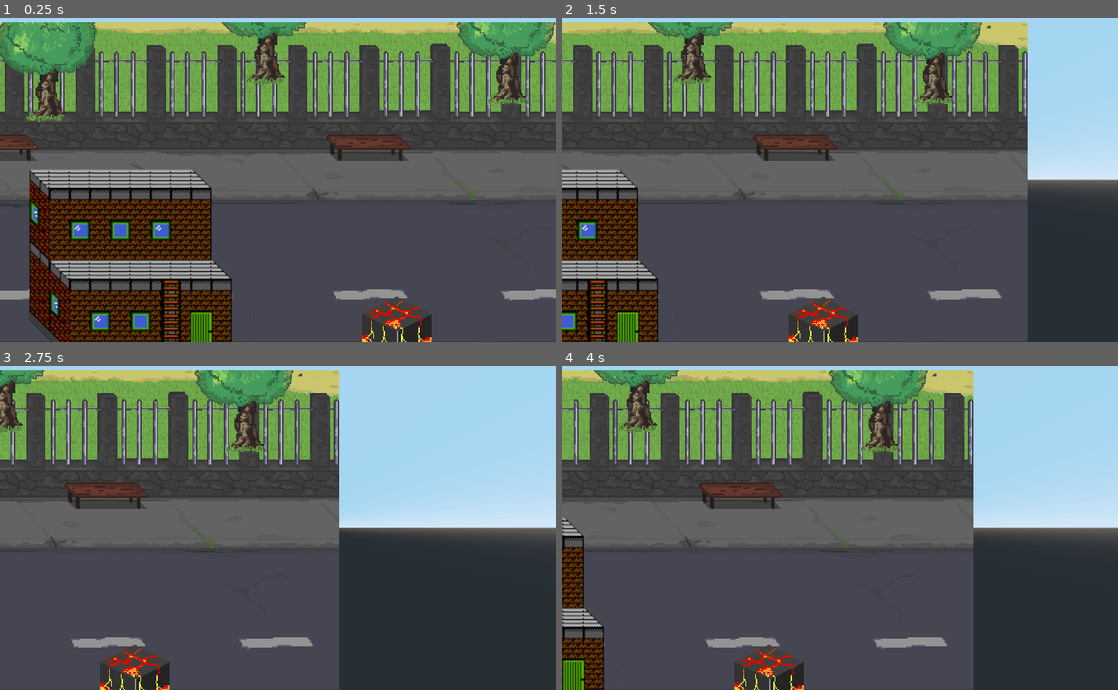
Above: before the commit, frames 1-4 (two rows, left to right).
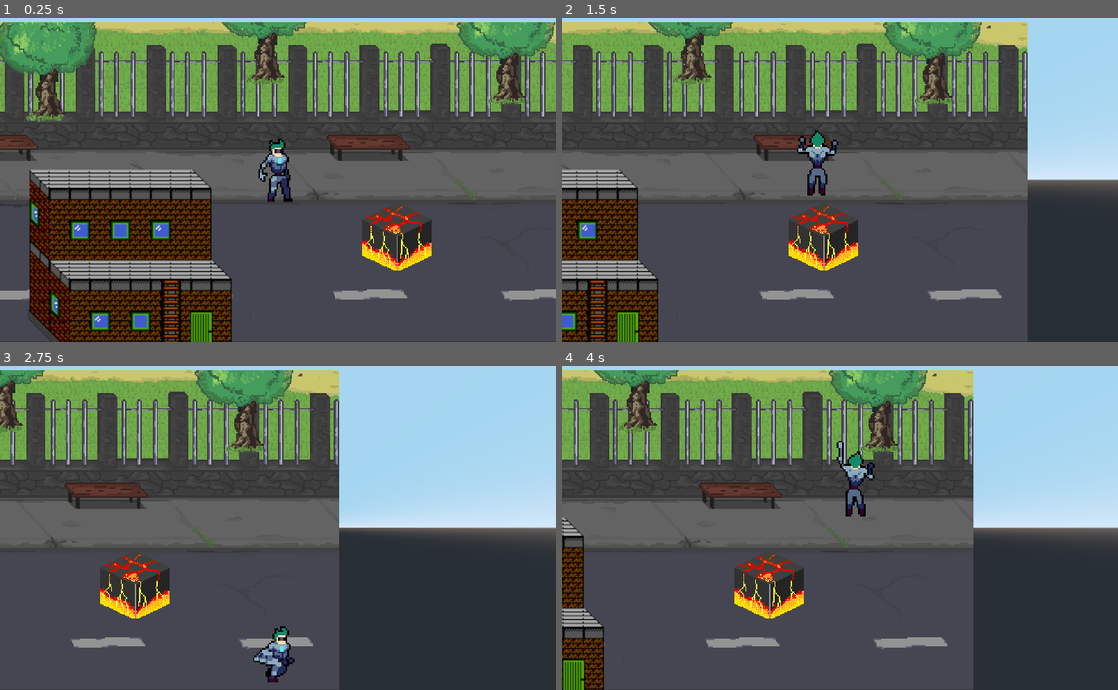
Above: after the commit, the same moments.

Repository: Kelrogg/Beat-emUp3D
Game: Godot game, scene res://src/scenes/main.tscn
The game is run twice, just before and just after one commit, with the same random seed, the same clock (stepped at 60 frames per second) and the same inputs.
Inputs:
- Up to frame 1 (0.25 s): no input
- Up to frame 2 (1.5 s): hold Right (player_move_right) 0.53-1.28 s; tap Z (player_jump, bound only after the commit) at 0.6, 0.77, 1.07, 1.35 s; hold Down (player_move_down) from 1.28 s (still down)
- Up to frame 3 (2.75 s): tap Z (player_jump, bound only after the commit) at 1.52, 1.82, 2.1 s; release Down (player_move_down) at 2.03 s; hold Right (player_move_right) from 2.03 s (still down)
- Up to frame 4 (4 s): release Right (player_move_right) at 2.78 s; hold Up (player_move_up) 2.78-3.53 s; tap Z (player_jump, bound only after the commit) at 2.85, 3.02, 3.32, 3.6, 3.77 s; hold Left (player_move_left) from 3.53 s (still down)

The runs differ from the first frame. In frame 1, 3.3% of the frame differs, in the area x 3-95%, y 1-100%; in frame 2, 3.3%; in frame 3, 3.3%; in frame 4, 3.3%, in the area x 0-70%, y 3-100%.

Commit message:
fsm player movement

Diff:
--- a/project.godot
+++ b/project.godot
@@ -37,7 +37,7 @@
 "base": "AnimKinemBodyState",
 "class": "MoveState",
 "language": "GDScript",
-"path": "res://src/scripts/fsm/movement/player/move_state.gd"
+"path": "res://src/scripts/fsm/movement/player_states/move.gd"
 } ]
 _global_script_class_icons={
 "AnimKinemBodyState": "",
@@ -81,6 +81,11 @@
 "events": [ Object(InputEventKey,"resource_local_to_scene":false,"resource_name":"","device":0,"alt":false,"shift":false,"control":false,"meta":false,"command":false,"pressed":false,"scancode":0,"physical_scancode":16777234,"unicode":0,"echo":false,"script":null)
  ]
 }
+player_jump={
+"deadzone": 0.5,
+"events": [ Object(InputEventKey,"resource_local_to_scene":false,"resource_name":"","device":0,"alt":false,"shift":false,"control":false,"meta":false,"command":false,"pressed":false,"scancode":90,"physical_scancode":0,"unicode":0,"echo":false,"script":null)
+ ]
+}
 
 [physics]
 
--- /dev/null
+++ b/src/scenes/CubeShape.gd
@@ -0,0 +1,15 @@
+extends StaticBody
+
+
+# Declare member variables here. Examples:
+# var a: int = 2
+# var b: String = "text"
+
+
+# Called when the node enters the scene tree for the first time.
+func _ready() -> void:
+	$Sprite3D.translation.y = translation.z
+
+# Called every frame. 'delta' is the elapsed time since the previous frame.
+#func _process(delta: float) -> void:
+#	pass
--- a/src/scenes/character/character.tscn
+++ b/src/scenes/character/character.tscn
@@ -9,6 +9,46 @@
 
 [sub_resource type="BoxShape" id=35]
 extents = Vector3( 0.791848, 0.017, 0.017 )
+
+[sub_resource type="AtlasTexture" id=20]
+flags = 16
+atlas = ExtResource( 5 )
+region = Rect2( 0, 0, 48, 48 )
+
+[sub_resource type="AtlasTexture" id=21]
+flags = 16
+atlas = ExtResource( 5 )
+region = Rect2( 48, 0, 48, 48 )
+
+[sub_resource type="AtlasTexture" id=22]
+flags = 16
+atlas = ExtResource( 5 )
+region = Rect2( 96, 0, 48, 48 )
+
+[sub_resource type="AtlasTexture" id=23]
+flags = 16
+atlas = ExtResource( 5 )
+region = Rect2( 144, 0, 48, 48 )
+
+[sub_resource type="AtlasTexture" id=25]
+flags = 16
+atlas = ExtResource( 1 )
+region = Rect2( 0, 0, 20, 35 )
+
+[sub_resource type="AtlasTexture" id=26]
+flags = 16
+atlas = ExtResource( 1 )
+region = Rect2( 20, 0, 20, 35 )
+
+[sub_resource type="AtlasTexture" id=27]
+flags = 16
+atlas = ExtResource( 1 )
+region = Rect2( 40, 0, 20, 35 )
+
+[sub_resource type="AtlasTexture" id=28]
+flags = 16
+atlas = ExtResource( 1 )
+region = Rect2( 60, 0, 20, 35 )
 
 [sub_resource type="AtlasTexture" id=29]
 flags = 16
@@ -70,48 +110,18 @@
 atlas = ExtResource( 4 )
 region = Rect2( 240, 0, 48, 48 )
 
-[sub_resource type="AtlasTexture" id=25]
-flags = 16
-atlas = ExtResource( 1 )
-region = Rect2( 0, 0, 20, 35 )
-
-[sub_resource type="AtlasTexture" id=26]
-flags = 16
-atlas = ExtResource( 1 )
-region = Rect2( 20, 0, 20, 35 )
-
-[sub_resource type="AtlasTexture" id=27]
-flags = 16
-atlas = ExtResource( 1 )
-region = Rect2( 40, 0, 20, 35 )
-
-[sub_resource type="AtlasTexture" id=28]
-flags = 16
-atlas = ExtResource( 1 )
-region = Rect2( 60, 0, 20, 35 )
-
-[sub_resource type="AtlasTexture" id=20]
-flags = 16
-atlas = ExtResource( 5 )
-region = Rect2( 0, 0, 48, 48 )
-
-[sub_resource type="AtlasTexture" id=21]
-flags = 16
-atlas = ExtResource( 5 )
-region = Rect2( 48, 0, 48, 48 )
-
-[sub_resource type="AtlasTexture" id=22]
-flags = 16
-atlas = ExtResource( 5 )
-region = Rect2( 96, 0, 48, 48 )
-
-[sub_resource type="AtlasTexture" id=23]
-flags = 16
-atlas = ExtResource( 5 )
-region = Rect2( 144, 0, 48, 48 )
-
 [sub_resource type="SpriteFrames" id=5]
 animations = [ {
+"frames": [ SubResource( 20 ), SubResource( 21 ), SubResource( 22 ), SubResource( 23 ) ],
+"loop": true,
+"name": "Jump",
+"speed": 5.0
+}, {
+"frames": [ SubResource( 25 ), SubResource( 26 ), SubResource( 27 ), SubResource( 28 ) ],
+"loop": true,
+"name": "Idle",
+"speed": 4.0
+}, {
 "frames": [ SubResource( 29 ), SubResource( 30 ), SubResource( 31 ), SubResource( 32 ), SubResource( 33 ), SubResource( 34 ) ],
 "loop": true,
 "name": "Move",
@@ -119,17 +129,7 @@
 }, {
 "frames": [ SubResource( 13 ), SubResource( 14 ), SubResource( 15 ), SubResource( 16 ), SubResource( 17 ), SubResource( 18 ) ],
 "loop": true,
-"name": "Climb",
-"speed": 5.0
-}, {
-"frames": [ SubResource( 25 ), SubResource( 26 ), SubResource( 27 ), SubResource( 28 ) ],
-"loop": true,
-"name": "Idle",
-"speed": 4.0
-}, {
-"frames": [ SubResource( 20 ), SubResource( 21 ), SubResource( 22 ), SubResource( 23 ) ],
-"loop": true,
-"name": "Jump",
+"name": "Fall",
 "speed": 5.0
 } ]
 
@@ -142,6 +142,7 @@
 }
 animated_sprite_node = NodePath("AnimatedSprite")
 move_speed = 10
+jump_speed = 30
 
 [node name="CollisionShape" type="CollisionShape" parent="."]
 transform = Transform( 1, 0, 0, 0, 1, 0, 0, 0, 1, -0.138026, 0.0381322, 0 )
@@ -150,7 +151,7 @@
 [node name="AnimatedSprite" type="AnimatedSprite3D" parent="."]
 transform = Transform( 10, 0, 0, 0, 10, 0, 0, 0, 1, -0.194978, 1.76441, 0 )
 frames = SubResource( 5 )
-animation = "Idle"
+animation = "Fall"
 frame = 2
 playing = true
 
--- a/src/scenes/character/state_manager.tscn
+++ b/src/scenes/character/state_manager.tscn
@@ -1,10 +1,10 @@
 [gd_scene load_steps=6 format=2]
 
 [ext_resource path="res://src/scripts/fsm/base_state_manager.gd" type="Script" id=1]
-[ext_resource path="res://src/scripts/fsm/movement/player/idle_state.gd" type="Script" id=2]
-[ext_resource path="res://src/scripts/fsm/movement/player/move_state.gd" type="Script" id=3]
-[ext_resource path="res://src/scripts/fsm/movement/player/fall_state.gd" type="Script" id=4]
-[ext_resource path="res://src/scripts/fsm/movement/player/jump_state.gd" type="Script" id=5]
+[ext_resource path="res://src/scripts/fsm/movement/player_states/idle.gd" type="Script" id=2]
+[ext_resource path="res://src/scripts/fsm/movement/player_states/move.gd" type="Script" id=3]
+[ext_resource path="res://src/scripts/fsm/movement/player_states/fall.gd" type="Script" id=4]
+[ext_resource path="res://src/scripts/fsm/movement/player_states/jump.gd" type="Script" id=5]
 
 [node name="MovementStateManager" type="Node"]
 script = ExtResource( 1 )
@@ -15,6 +15,7 @@
 animation_name = "Idle"
 move_node = NodePath("../MoveState")
 fall_node = NodePath("../FallState")
+jump_node = NodePath("../JumpState")
 
 [node name="MoveState" type="Node" parent="."]
 script = ExtResource( 3 )
--- a/src/scenes/main.tscn
+++ b/src/scenes/main.tscn
@@ -1,5 +1,6 @@
-[gd_scene load_steps=16 format=2]
+[gd_scene load_steps=17 format=2]
 
+[ext_resource path="res://src/scenes/CubeShape.gd" type="Script" id=1]
 [ext_resource path="res://src/scenes/character/character.tscn" type="PackedScene" id=3]
 [ext_resource path="res://assets/Building.png" type="Texture" id=4]
 [ext_resource path="res://assets/road/benchbeu.png" type="Texture" id=5]
@@ -16,7 +17,6 @@
 
 func _process(_delta: float) -> void:
 	$Camera.translation.x = $Character.translation.x
-
 "
 
 [sub_resource type="BoxShape" id=1]
@@ -26,17 +26,17 @@
 extents = Vector3( 35.7199, 2.13637, 7.21548 )
 
 [sub_resource type="BoxShape" id=3]
-extents = Vector3( 0.221024, 0.170775, 2.55149 )
+extents = Vector3( 1.33125, 1.05794, 1.35603 )
 
 [sub_resource type="BoxShape" id=4]
 extents = Vector3( 3.98804, 2.94832, 2.34026 )
 
 [node name="Main" type="Spatial"]
-transform = Transform( 1, 0, 0, 0, 1, 0, 0, 0, 1, 0, 0, -10.65 )
 script = SubResource( 5 )
 
 [node name="Character" parent="." instance=ExtResource( 3 )]
-transform = Transform( 1, 0, 0, 0, 1, 0, 0, 0, 1, 0.0467759, 0.783157, 9.62357 )
+transform = Transform( 1, 0, 0, 0, 1, 0, 0, 0, 1, 0.047, 0, 9.624 )
+gravity = 2
 
 [node name="Map" type="StaticBody" parent="."]
 transform = Transform( 1, 0, 0, 0, 1, 0, 0, 0, 1, 0, 8.85129, -0.39 )
@@ -91,19 +91,17 @@
 fov = 34.4
 size = 18.0
 
-[node name="CubeSprite" type="StaticBody" parent="."]
-transform = Transform( 1, 0, 0, 0, 1, 0, 0, 0, 1, 6.62148, 0.70655, 5.67697 )
-
-[node name="Sprite3D" type="Sprite3D" parent="CubeSprite"]
-transform = Transform( 6, 0, 0, 0, 6, 0, 0, 0, 0.5, 0, 0, 0 )
-texture = ExtResource( 12 )
-
 [node name="CubeShape" type="StaticBody" parent="."]
-transform = Transform( 4.24264, 0, 0.353553, 0, 6, 0, -4.24264, 0, 0.353553, 6.62148, 0.26918, 5.67697 )
+transform = Transform( 0.707107, 0, 0.707107, 0, 1, 0, -0.707107, 0, 0.707107, 6.62148, 0.26918, 5.67697 )
+script = ExtResource( 1 )
 
 [node name="CollisionShape" type="CollisionShape" parent="CubeShape"]
-transform = Transform( 1, 0, 0, 0, 1, 0, 0, 0, 0.999999, -0.00642574, 0.059283, -0.39 )
+transform = Transform( 1, 0, 0, 0, 1, 0, 0, 0, 0.999999, -0.0064261, 0.727197, -0.389999 )
 shape = SubResource( 3 )
+
+[node name="Sprite3D" type="Sprite3D" parent="CubeShape"]
+transform = Transform( 4.24275, 0, -5.97928, 0, 6, 0, 4.24279, 0, 0.0415225, 0, -1.3085, 0 )
+texture = ExtResource( 12 )
 
 [node name="SimpleCube" type="StaticBody" parent="."]
 transform = Transform( 1, 0, 0, 0, 1, 0, 0, 0, 1, -7.62, 4.299, 7.994 )
--- a/src/scripts/animated_kinematic_body.gd
+++ b/src/scripts/animated_kinematic_body.gd
@@ -4,8 +4,8 @@
 export var animated_sprite_node: NodePath
 
 export var move_speed := 60
-export var jump_force := 100
+export var jump_speed := 100
 export var gravity := 4
 var velocity := Vector3.ZERO
 
-onready var animations := get_node(animated_sprite_node) as AnimatedSprite3D
+onready var animations := get_node(animated_sprite_node)
--- a/src/scripts/character/character.gd
+++ b/src/scripts/character/character.gd
@@ -1,10 +1,11 @@
 class_name Character
 extends AnimKinematicBody
 
-onready var states := $MovementStateManager
+onready var states = $MovementStateManager as BaseStateManager
 
 func _ready() -> void:
 	states.init(self)
+	$AnimatedSprite.translation.y = translation.z
 
 func _unhandled_input(event: InputEvent) -> void:
 	states.input(event)
--- a/src/scripts/fsm/movement/anim_kinem_body_base_state.gd
+++ b/src/scripts/fsm/movement/anim_kinem_body_base_state.gd
@@ -5,5 +5,23 @@
 
 var managed: AnimKinematicBody
 
+
+#func ready() -> void:
+#	managed.animations.translation.y = managed.translation.z
+
+
 func enter() -> void:
 	managed.animations.play(animation_name)
+
+
+func _get_movement_input() -> Vector2:
+	var velocity = Vector2.ZERO
+	if Input.is_action_pressed("player_move_right"):
+		velocity.x = 1
+	if Input.is_action_pressed("player_move_left"):
+		velocity.x = -1
+	if Input.is_action_pressed("player_move_down"):
+		velocity.y = -1
+	if Input.is_action_pressed("player_move_up"):
+		velocity.y = 1
+	return velocity.normalized()
--- a/src/scripts/fsm/movement/player/fall_state.gd
+++ /dev/null
@@ -1,27 +0,0 @@
-extends AnimKinemBodyState
-
-export (NodePath) var move_node
-export (NodePath) var idle_node
-
-onready var move_state: BaseState = get_node(move_node)
-onready var idle_state: BaseState = get_node(idle_node)
-
-func physics_process(_delta: float) -> BaseState:
-	var move = 0
-	if Input.is_action_pressed("player_move_left"):
-		move = -1
-		managed.animations.flip_h = true
-	elif Input.is_action_pressed("player_move_right"):
-		move = 1
-		managed.animations.flip_h = false
-
-	managed.velocity.x = move * managed.move_speed
-	managed.velocity.y += managed.gravity
-	managed.velocity = managed.move_and_slide(managed.velocity, Vector3.UP)
-
-	if managed.is_on_floor():
-		if move != 0:
-			return move_state
-		else:
-			return idle_state
-	return null
--- a/src/scripts/fsm/movement/player/jump_state.gd
+++ /dev/null
@@ -1,35 +0,0 @@
-extends AnimKinemBodyState
-
-export (NodePath) var fall_node
-export (NodePath) var idle_node
-export (NodePath) var move_node
-
-onready var fall_state: BaseState = get_node(fall_node)
-onready var idle_state: BaseState = get_node(idle_node)
-onready var move_state: BaseState = get_node(move_node)
-
-func enter() -> void:
-	.enter()
-	managed.velocity.y = -managed.jump_force
-
-func physics_process(_delta: float) -> BaseState:
-	var move = 0
-	if Input.is_action_pressed("player_move_left"):
-		move = -1
-		managed.animations.flip_h = true
-	elif Input.is_action_pressed("player_move_right"):
-		move = 1
-		managed.animations.flip_h = false
-
-	managed.velocity.x = move * managed.move_speed
-	managed.velocity.y += managed.gravity
-	managed.velocity = managed.move_and_slide(managed.velocity, Vector3.UP)
-
-	if managed.velocity.y > 0:
-		return fall_state
-
-	if managed.is_on_floor():
-		if move != 0:
-			return move_state
-		return idle_state
-	return null
--- /dev/null
+++ b/src/scripts/fsm/movement/player_states/fall.gd
@@ -0,0 +1,16 @@
+extends MoveState
+
+export (NodePath) var move_node
+
+onready var move_state: BaseState = get_node(move_node)
+
+func physics_process(delta: float) -> BaseState:
+	var new_state = .physics_process(delta)
+	if new_state:
+		return new_state
+
+	if managed.is_on_floor():
+		if managed.velocity != Vector3.ZERO:
+			return move_state
+		return idle_state
+	return null
--- a/src/scripts/fsm/movement/player/idle_state.gd
+++ b/src/scripts/fsm/movement/player_states/idle.gd
@@ -1,23 +1,29 @@
 extends AnimKinemBodyState
 
-export var move_node: NodePath
-export var fall_node: NodePath
+export (NodePath) var move_node
+export (NodePath) var fall_node
+export (NodePath) var jump_node
 
 onready var move_state: BaseState = get_node(move_node)
 onready var fall_state: BaseState = get_node(fall_node)
+onready var jump_state: BaseState = get_node(jump_node)
+
 
 func enter() -> void:
 	.enter()
 	managed.velocity.x = 0
 
+
 func input(_event: InputEvent) -> BaseState:
-	if Input.is_action_just_pressed("player_move_left") or Input.is_action_just_pressed("player_move_right"):
+	if Input.is_action_pressed("player_move_left") or Input.is_action_pressed("player_move_right") or Input.is_action_pressed("player_move_up") or Input.is_action_pressed("player_move_left"):
 		return move_state
+	if Input.is_action_just_pressed("player_jump"):
+		return jump_state
 	return null
 
 
 func physics_process(_delta: float) -> BaseState:
-	managed.velocity.y += managed.gravity
+	managed.velocity.y -= managed.gravity
 	managed.velocity = managed.move_and_slide(managed.velocity, Vector3.UP)
 
 	if !managed.is_on_floor():
--- /dev/null
+++ b/src/scripts/fsm/movement/player_states/jump.gd
@@ -0,0 +1,23 @@
+extends MoveState
+
+export (NodePath) var move_node
+
+onready var move_state: BaseState = get_node(move_node)
+
+func enter() -> void:
+	.enter()
+	managed.velocity.y = managed.jump_speed
+
+func physics_process(delta: float) -> BaseState:
+	var new_state = .physics_process(delta)
+	if new_state:
+		return new_state
+
+#	if managed.velocity.y > 0:
+#		return fall_state
+
+	if managed.is_on_floor():
+		if managed.velocity != Vector3.ZERO:
+			return move_state
+		return idle_state
+	return null
--- a/src/scripts/fsm/movement/player/move_state.gd
+++ b/src/scripts/fsm/movement/player_states/move.gd
@@ -10,32 +10,29 @@
 onready var idle_state: BaseState = get_node(idle_node)
 
 func input(_event: InputEvent) -> BaseState:
-	if Input.is_action_just_pressed("player_move_up"):
+	if Input.is_action_just_pressed("player_jump"):
 		return jump_state
 	return null
 
 func physics_process(_delta: float) -> BaseState:
+	var move: Vector2 = ._get_movement_input()
+
+	if move.x < 0:
+		managed.animations.flip_h = true
+	elif move.x > 0:
+		managed.animations.flip_h = false
+
+	move *= managed.move_speed
+	managed.velocity = Vector3(move.x, managed.velocity.y, move.y)
+	managed.velocity.y -= managed.gravity
+	managed.velocity = managed.move_and_slide(managed.velocity, Vector3.UP)
+
+	managed.animations.translation.y = managed.translation.z
+
 	if !managed.is_on_floor():
 		return fall_state
 
-	var move = _get_movement_input()
-	if move < 0:
-		managed.animations.flip_h = true
-	elif move > 0:
-		managed.animations.flip_h = false
-
-	managed.velocity.y += managed.gravity
-	managed.velocity.x = move * managed.move_speed
-	managed.velocity = managed.move_and_slide(managed.velocity, Vector3.UP)
-
-	if move == 0:
+	if managed.velocity == Vector3.ZERO:
 		return idle_state
 
 	return null
-
-func _get_movement_input() -> int:
-	if Input.is_action_just_pressed("player_move_left"):
-		return -1
-	elif Input.is_action_just_pressed("player_move_right"):
-		return 1
-	return 0
Not shown: 1 places in src/scenes/character/state_manager.tscn that only renumber resources
